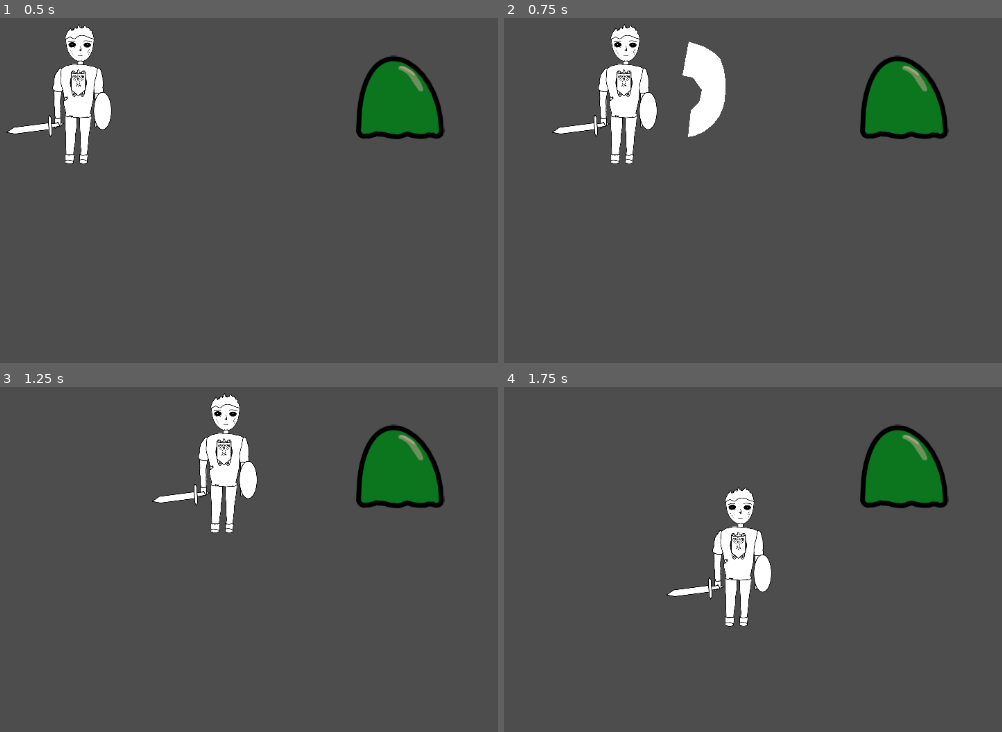
Above: before the commit, frames 1-4 (two rows, left to right).
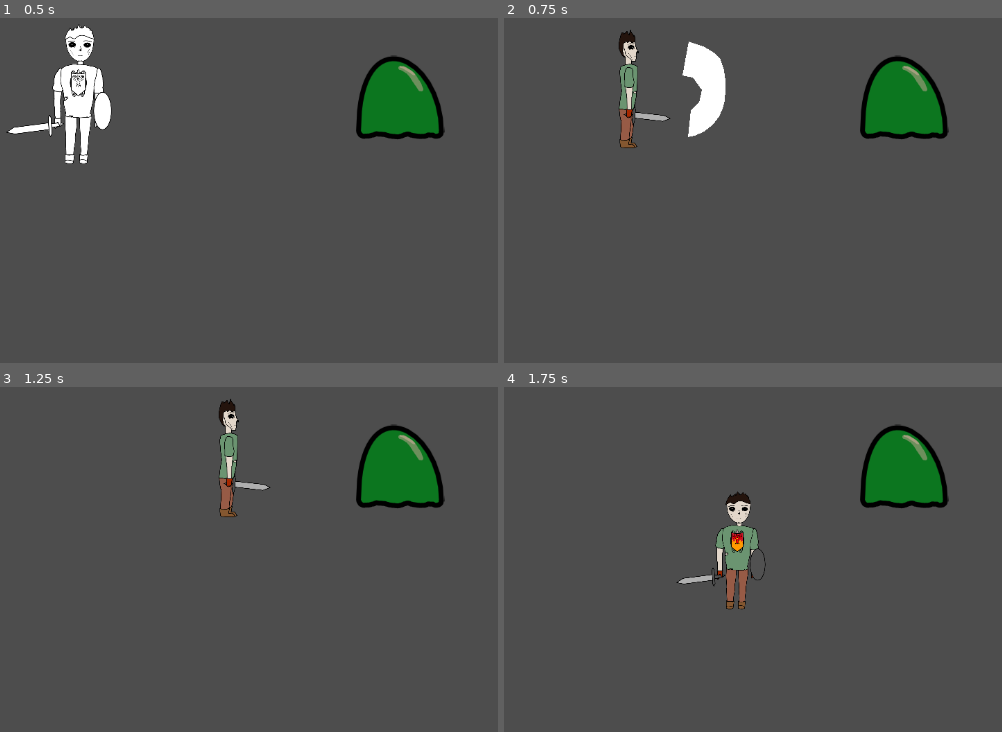
Above: after the commit, the same moments.

Repository: Reneator/Open-Source-Stuff
Game: Godot game, scene res://level.tscn
Same seed, same stepped clock (60 frames per second), same inputs: the game is played once before the commit and once after it.
Inputs:
- Up to frame 1 (0.5 s): no input
- Up to frame 2 (0.75 s): tap Enter at 0.5 s; hold D (move_right) from 0.53 s (still down); hold Space (attack) from 0.53 s (still down)
- Up to frame 3 (1.25 s): keep holding D (move_right); keep holding Space (attack)
- Up to frame 4 (1.75 s): release D (move_right) at 1.28 s; release Space (attack) at 1.28 s; hold S (move_down) from 1.28 s (still down); tap Space (attack) at 1.35 s

Frame 1 is identical in both runs. In frame 2, 2.9% of the frame differs, in the area x 9-34%, y 1-43%; in frame 3, 2.9%; in frame 4, 3.0%, in the area x 32-54%, y 28-70%.

Commit message:
Added johnny bravo directional textures

Diff:
--- a/Johnny Upgrade/Player.gd
+++ b/Johnny Upgrade/Player.gd
@@ -1,11 +1,17 @@
 extends Character
 class_name Player
+
+@export var texture_hero_right : Texture2D
+@export var texture_hero_down : Texture2D
+@export var texture_hero_up : Texture2D
 
 const SPEED = 300.0
 const JUMP_VELOCITY = -400.0
 
 @onready var attack_area = $Attack_Area2D
 @onready var animation_player = $AnimationPlayer
+@onready var icon = $Icon
+
 
 var soul_shard_count := 0 #the spendable sould shards the player can spend on upgrades after death
 var soul_shards_pending := 0 #player collects these by completing tasks and defeating monsters
@@ -23,13 +29,44 @@
 	var move_horizontal = Input.get_axis("move_left", "move_right")
 	var move_vertical = Input.get_axis("move_up", "move_down")
 	var move_vector = Vector2(move_horizontal, move_vertical).normalized()
-	#print("Move_vector: %s" % move_vector)
+
+	print("Move_vector: %s" % move_vector)
 	#rotate_player_towards_movement_direction(move_vector)
 
 	velocity = Vector2.ZERO
 	velocity += SPEED * move_vector
+	if not move_vector.length() == 0:
+		set_texture_for_velocity()
 
 	move_and_slide()
+
+var last_degrees
+
+func set_texture_for_velocity():
+	var direction = velocity.normalized()
+	var degrees = rad_to_deg(direction.angle())
+	if last_degrees != null and degrees == last_degrees:
+		#so it doesnt constantly change it after stopping
+		return
+	print("Player move-direction degrees: %s" % degrees)
+	var player_texture = get_texture_for_direction_degrees(degrees)
+	icon.texture = player_texture
+
+func get_texture_for_direction_degrees(degrees):
+	if degrees >= -135 and degrees < -46: #up
+		print("up")
+		return texture_hero_up
+	if degrees >= -46 and degrees < 46: #right
+		icon.flip_h = false
+		print("right")
+		return texture_hero_right
+	if degrees >= 46 and degrees < 135: #down
+		print("down")
+		return texture_hero_down
+	if degrees >= 135 or degrees < -135: #left
+		print("left")
+		icon.flip_h = true
+		return texture_hero_right
 
 func rotate_player_towards_movement_direction(move_vector : Vector2):
 	if move_vector.length() <= 0:
--- a/Johnny Upgrade/player.tscn
+++ b/Johnny Upgrade/player.tscn
@@ -1,8 +1,25 @@
-[gd_scene load_steps=8 format=3 uid="uid://dqpuppu5xh3wf"]
+[gd_scene load_steps=10 format=3 uid="uid://dqpuppu5xh3wf"]
 
 [ext_resource type="Script" path="res://Player.gd" id="1_cn7sa"]
+[ext_resource type="Texture2D" uid="uid://jwdg8ovt63a1" path="res://Assets/hero_right.png" id="2_engle"]
 [ext_resource type="Texture2D" uid="uid://bbpeoohi7rlih" path="res://Assets/Player_Character.png" id="2_g58gu"]
 [ext_resource type="Script" path="res://Player_Attack.gd" id="3_1wrja"]
+[ext_resource type="Texture2D" uid="uid://bcqk0cev8ctbd" path="res://Assets/Hero.png" id="3_jx6og"]
+
+[sub_resource type="Animation" id="Animation_dqklc"]
+length = 0.001
+tracks/0/type = "value"
+tracks/0/imported = false
+tracks/0/enabled = true
+tracks/0/path = NodePath("Attack_Area2D:visible")
+tracks/0/interp = 1
+tracks/0/loop_wrap = true
+tracks/0/keys = {
+"times": PackedFloat32Array(0),
+"transitions": PackedFloat32Array(1),
+"update": 1,
+"values": [false]
+}
 
 [sub_resource type="Animation" id="Animation_va3uj"]
 resource_name = "attack"
@@ -20,21 +37,6 @@
 "values": [true, false]
 }
 
-[sub_resource type="Animation" id="Animation_dqklc"]
-length = 0.001
-tracks/0/type = "value"
-tracks/0/imported = false
-tracks/0/enabled = true
-tracks/0/path = NodePath("Attack_Area2D:visible")
-tracks/0/interp = 1
-tracks/0/loop_wrap = true
-tracks/0/keys = {
-"times": PackedFloat32Array(0),
-"transitions": PackedFloat32Array(1),
-"update": 1,
-"values": [false]
-}
-
 [sub_resource type="AnimationLibrary" id="AnimationLibrary_whjxt"]
 _data = {
 "RESET": SubResource("Animation_dqklc"),
@@ -46,6 +48,9 @@
 
 [node name="Player" type="CharacterBody2D"]
 script = ExtResource("1_cn7sa")
+texture_hero_right = ExtResource("2_engle")
+texture_hero_down = ExtResource("3_jx6og")
+texture_hero_up = ExtResource("3_jx6og")
 
 [node name="AnimationPlayer" type="AnimationPlayer" parent="."]
 libraries = {
--- a/Johnny Upgrade/project.godot
+++ b/Johnny Upgrade/project.godot
@@ -12,7 +12,7 @@
 
 config/name="Johnny Upgrade"
 run/main_scene="res://level.tscn"
-config/features=PackedStringArray("4.2", "Forward Plus")
+config/features=PackedStringArray("4.3", "Forward Plus")
 config/icon="res://icon.svg"
 
 [input]
@@ -20,30 +20,30 @@
 move_left={
 "deadzone": 0.2,
 "events": [Object(InputEventJoypadMotion,"resource_local_to_scene":false,"resource_name":"","device":-1,"axis":0,"axis_value":-1.0,"script":null)
-, Object(InputEventKey,"resource_local_to_scene":false,"reso …(162 unchanged characters)… keycode":65,"key_label":0,"unicode":97,"echo":false,"script":null)
+, Object(InputEventKey,"resource_local_to_scene":false,"reso …(162 unchanged characters)… keycode":65,"key_label":0,"unicode":97,"location":0,"echo":false,"script":null)
 ]
 }
 move_right={
 "deadzone": 0.2,
 "events": [Object(InputEventJoypadMotion,"resource_local_to_scene":false,"resource_name":"","device":-1,"axis":0,"axis_value":1.0,"script":null)
-, Object(InputEventKey,"resource_local_to_scene":false,"reso …(163 unchanged characters)… eycode":68,"key_label":0,"unicode":100,"echo":false,"script":null)
+, Object(InputEventKey,"resource_local_to_scene":false,"reso …(163 unchanged characters)… eycode":68,"key_label":0,"unicode":100,"location":0,"echo":false,"script":null)
 ]
 }
 move_up={
 "deadzone": 0.2,
 "events": [Object(InputEventJoypadMotion,"resource_local_to_scene":false,"resource_name":"","device":-1,"axis":1,"axis_value":-1.0,"script":null)
-, Object(InputEventKey,"resource_local_to_scene":false,"reso …(163 unchanged characters)… eycode":87,"key_label":0,"unicode":119,"echo":false,"script":null)
+, Object(InputEventKey,"resource_local_to_scene":false,"reso …(163 unchanged characters)… eycode":87,"key_label":0,"unicode":119,"location":0,"echo":false,"script":null)
 ]
 }
 move_down={
 "deadzone": 0.2,
 "events": [Object(InputEventJoypadMotion,"resource_local_to_scene":false,"resource_name":"","device":-1,"axis":1,"axis_value":1.0,"script":null)
-, Object(InputEventKey,"resource_local_to_scene":false,"reso …(163 unchanged characters)… eycode":83,"key_label":0,"unicode":115,"echo":false,"script":null)
+, Object(InputEventKey,"resource_local_to_scene":false,"reso …(163 unchanged characters)… eycode":83,"key_label":0,"unicode":115,"location":0,"echo":false,"script":null)
 ]
 }
 attack={
 "deadzone": 0.5,
 "events": [Object(InputEventJoypadButton,"resource_local_to_scene":false,"resource_name":"","device":-1,"button_index":2,"pressure":0.0,"pressed":false,"script":null)
-, Object(InputEventKey,"resource_local_to_scene":false,"reso …(162 unchanged characters)… keycode":32,"key_label":0,"unicode":32,"echo":false,"script":null)
+, Object(InputEventKey,"resource_local_to_scene":false,"reso …(162 unchanged characters)… keycode":32,"key_label":0,"unicode":32,"location":0,"echo":false,"script":null)
 ]
 }
Binary file added: Johnny Upgrade/Assets/Hero.png
Not shown, added: Johnny Upgrade/Assets/Hero.png.import
Binary file added: Johnny Upgrade/Assets/Player_Character_coloured.png
Not shown, added: Johnny Upgrade/Assets/Player_Character_coloured.png.import
Binary file added: Johnny Upgrade/Assets/hero_right.png
Not shown, added: Johnny Upgrade/Assets/hero_right.png.import
Not shown, added: Johnny Upgrade/Assets/Player_Character.afdesign
